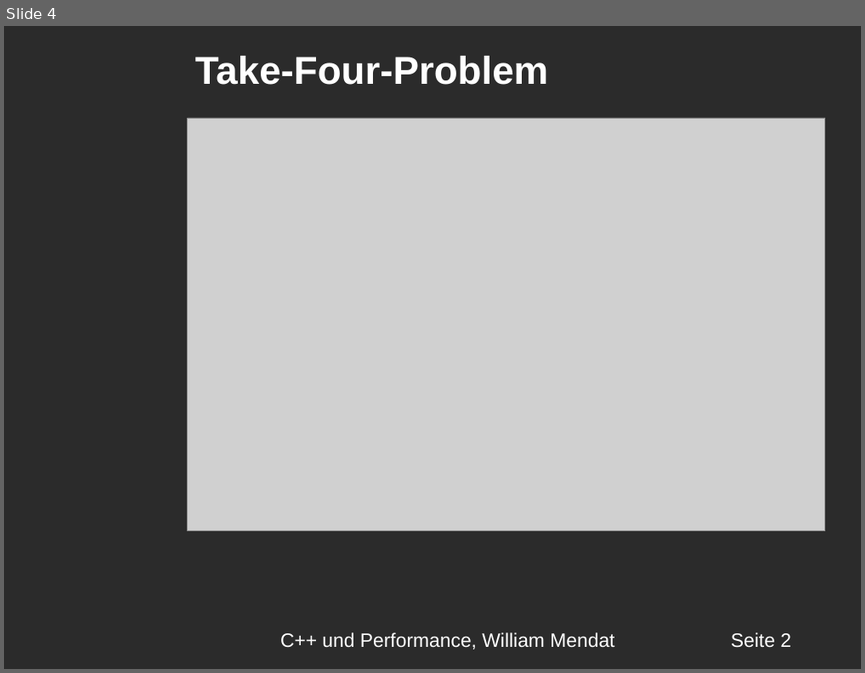
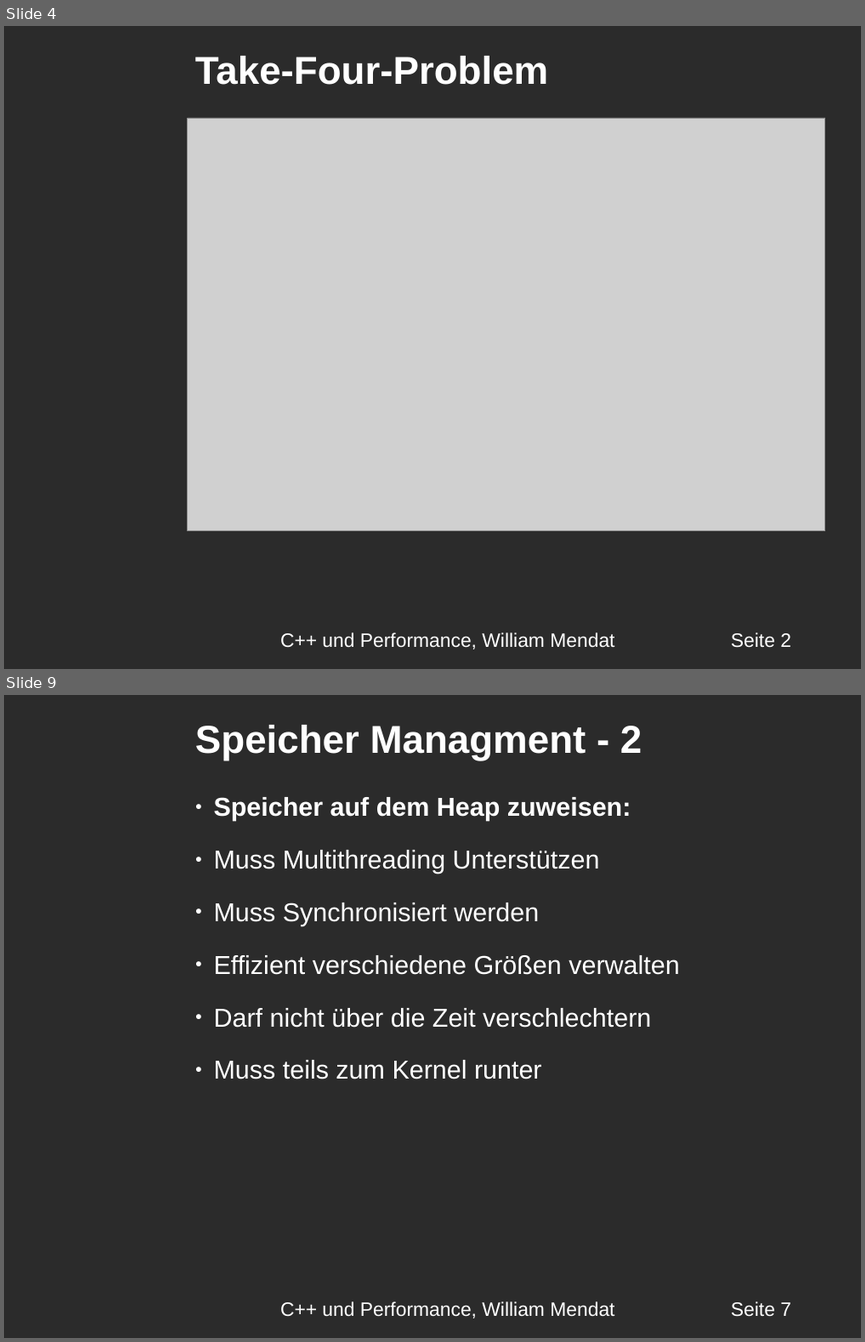
Before and after one commit to williammendat/Seminar_Neue_Technologien, a slide deck: Präsentation/Präsentation.odp. Shown one above the other, each under a label of ours: slide 4 before the commit, slides 4 and 9 after it; the slides between them are not shown. The pictures are 865x673 and 865x1342 pixels, drawn with LibreOffice and Linux fonts; fonts in the diff are those of the drawing; grey boxes stand for pictures; background and template pictures are left out; a plain dark background stands for a picture behind light text. Boxes give left, top, right and bottom in pixels: in the first picture for what was removed or moved away, otherwise in the second. Text is boxed around its words. In the diff, an @@ line names an element or a change of style, - is before the commit and + after.

```diff
--- a/Präsentation/Präsentation.odp
+++ b/Präsentation/Präsentation.odp
@@ slide 9 added at bbox=[4, 695, 861, 1338], background picture (left out) @@
@@ text added at bbox=[195, 725, 642, 760], 36 pt, text #FFFFFF, bold @@
+Speicher Managment - 2
@@ text added at bbox=[214, 797, 679, 1079], 24 pt, text #FFFFFF @@
+● Speicher auf dem Heap zuweisen:
+● Muss Multithreading Unterstützen
+● Muss Synchronisiert werden
+● Effizient verschiedene Größen verwalten
+● Darf nicht über die Zeit verschlechtern
+● Muss teils zum Kernel runter
@@ text added at bbox=[280, 1301, 614, 1318], 18 pt, text #FFFFFF @@
+C++ und Performance, William Mendat
@@ text added at bbox=[731, 1301, 791, 1316], 18 pt, text #FFFFFF @@
+Seite 7
```
Also in this commit, not shown: 21 other slides added, 17 slides removed, 2 other files.
